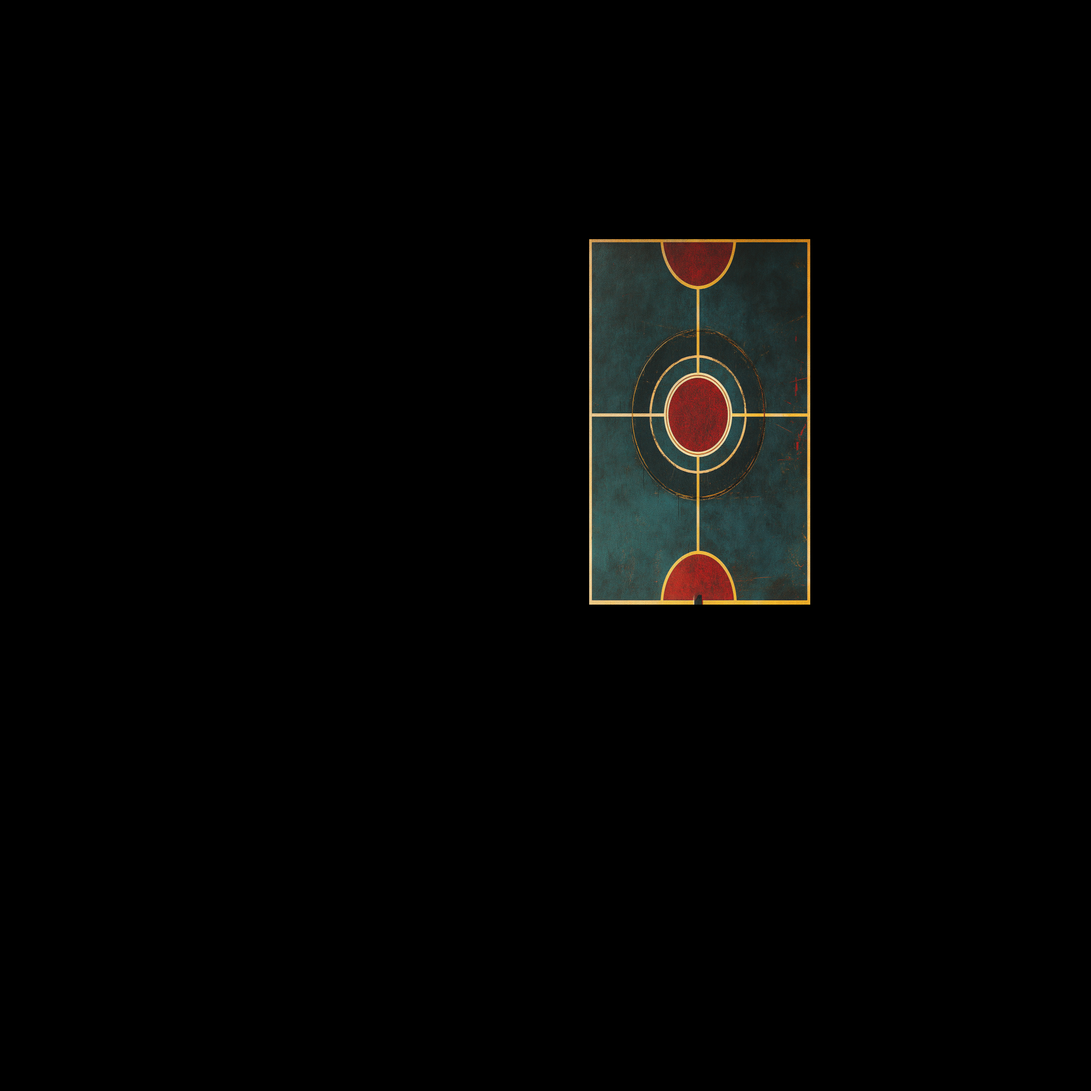
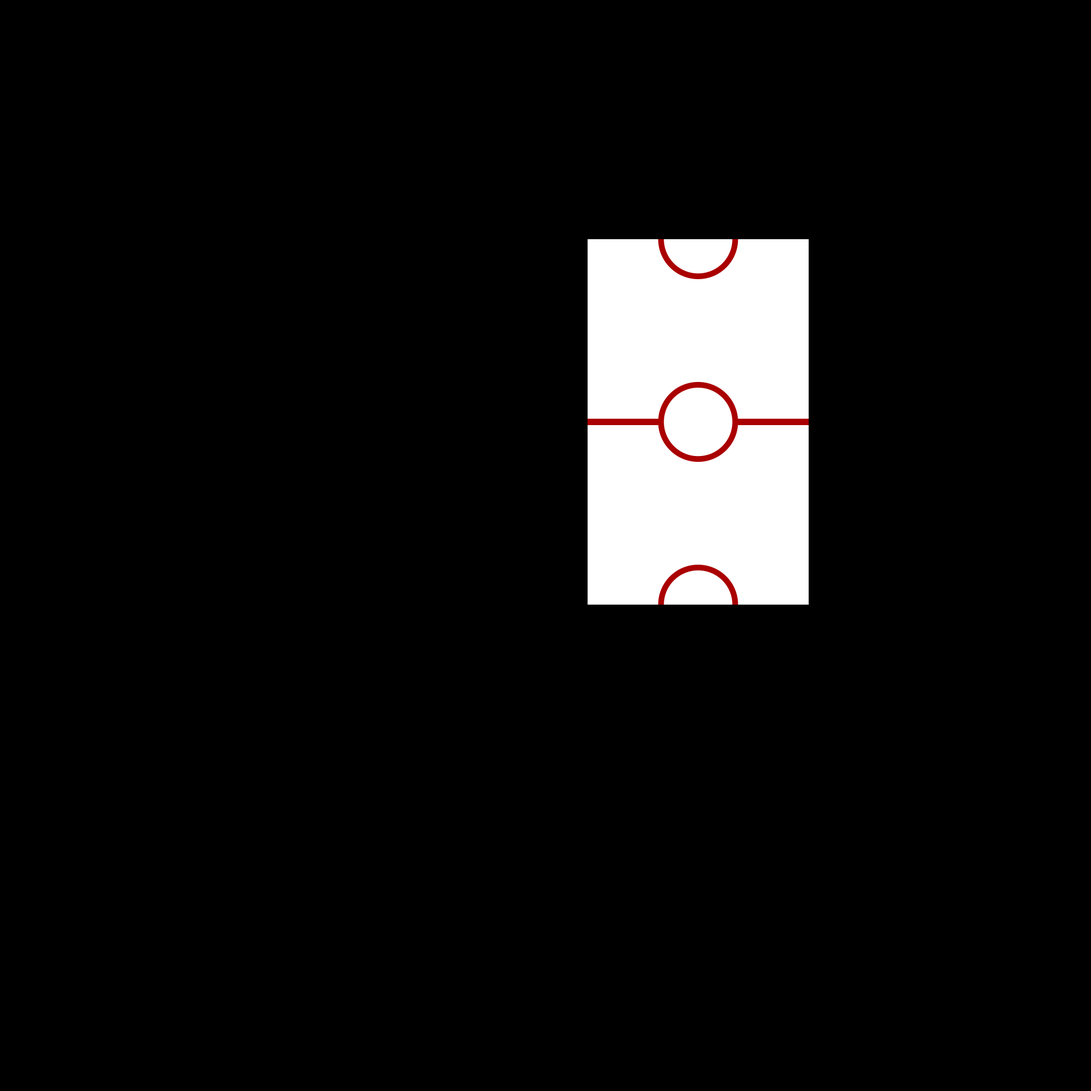
Two versions of the same layered image (1091x1091). Layer-by-layer changes:
renamed "agjini_air_hockey_ground_texture_--ar_34_--v_6.1_ad7bf960-7e34-4228-a41a-e541d0…" to "playground_color.png", showed it, painted on it over <box>587,239,811,605</box>
removed layer "agjini_air_hockey_ground_texture_--ar_34_--v_6.1_ad7bf960-7e34-4228-a41a-e541d0…" (2nd of 2) over <box>589,239,811,605</box>
